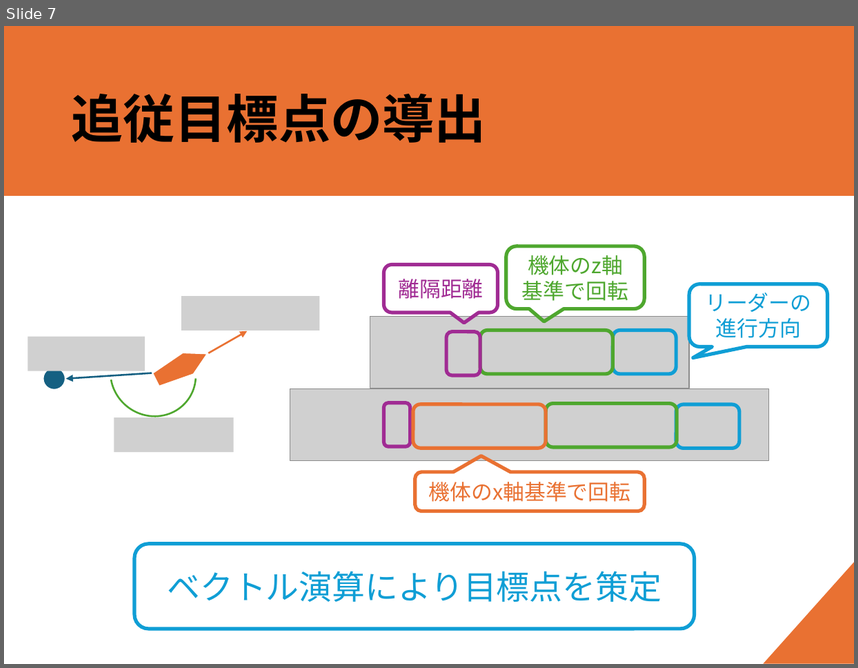
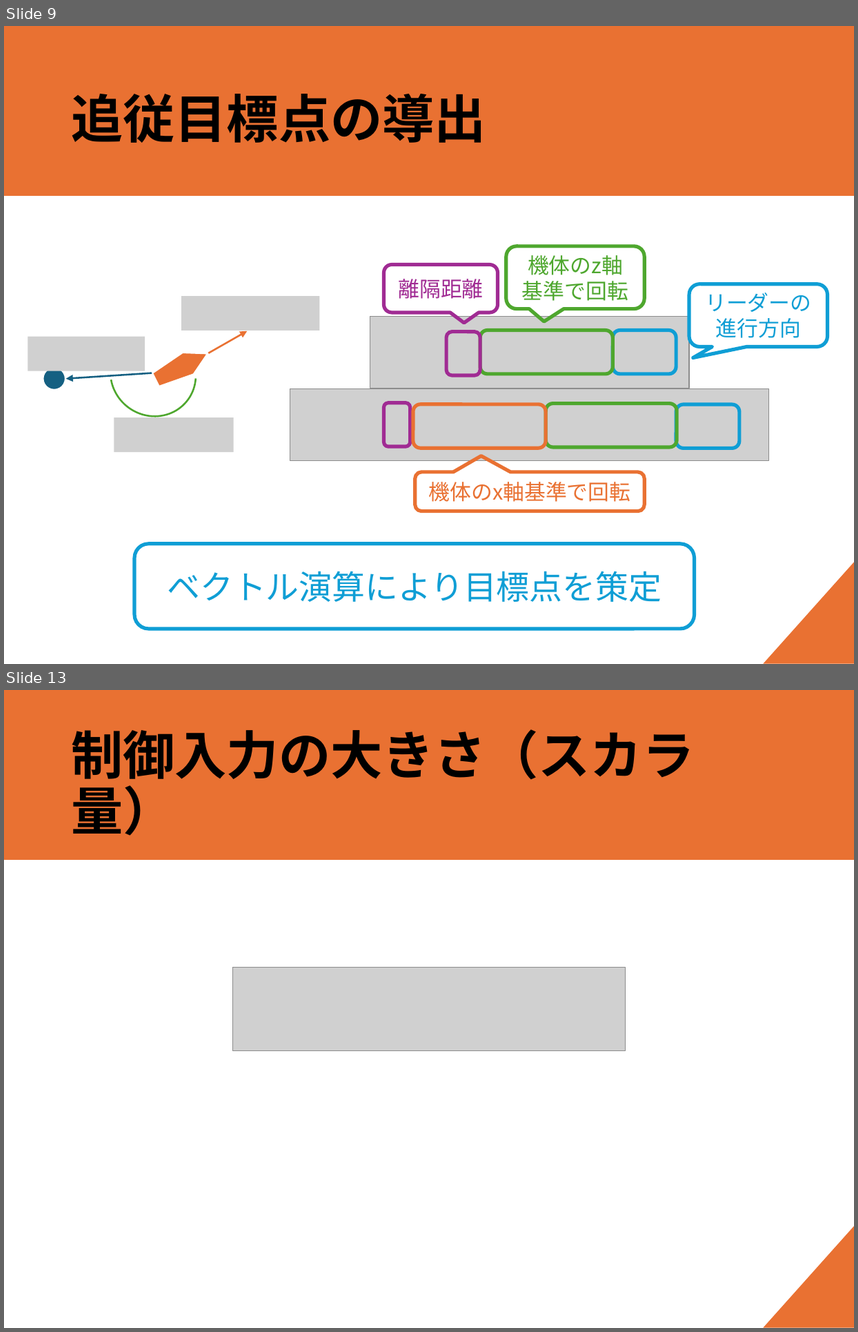
Before and after one commit to forest-book/MatlabLOSFormation, a slide deck: 進捗共有_20250612.pptx. Shown one above the other, each under a label of ours: slide 7 before the commit, slides 9 and 13 after it; the slides between them are not shown. The pictures are 858x668 and 858x1332 pixels, drawn with LibreOffice and Linux fonts; fonts in the diff are those of the drawing; grey boxes stand for pictures. Boxes give left, top, right and bottom in pixels: in the first picture for what was removed or moved away, otherwise in the second. Text is boxed around its words. In the diff, an @@ line names an element or a change of style, - is before the commit and + after.

```diff
--- a/進捗共有_20250612.pptx
+++ b/進捗共有_20250612.pptx
@@ slide 13 added at <box>4,690,854,1328</box>, background #FFFFFF; not listed: 2 template elements that a slide beside it also shows @@
@@ title added at <box>71,729,694,836</box>, 44 pt, text #000000, bold @@
+制御入力の大きさ（スカラ量）
@@ picture added at <box>232,967,626,1050</box> @@
@@ what was slide 7 is now slide 9 @@
```
Also in this commit, not shown: 1 slide changed, 11 other slides added, 2 slides removed.
